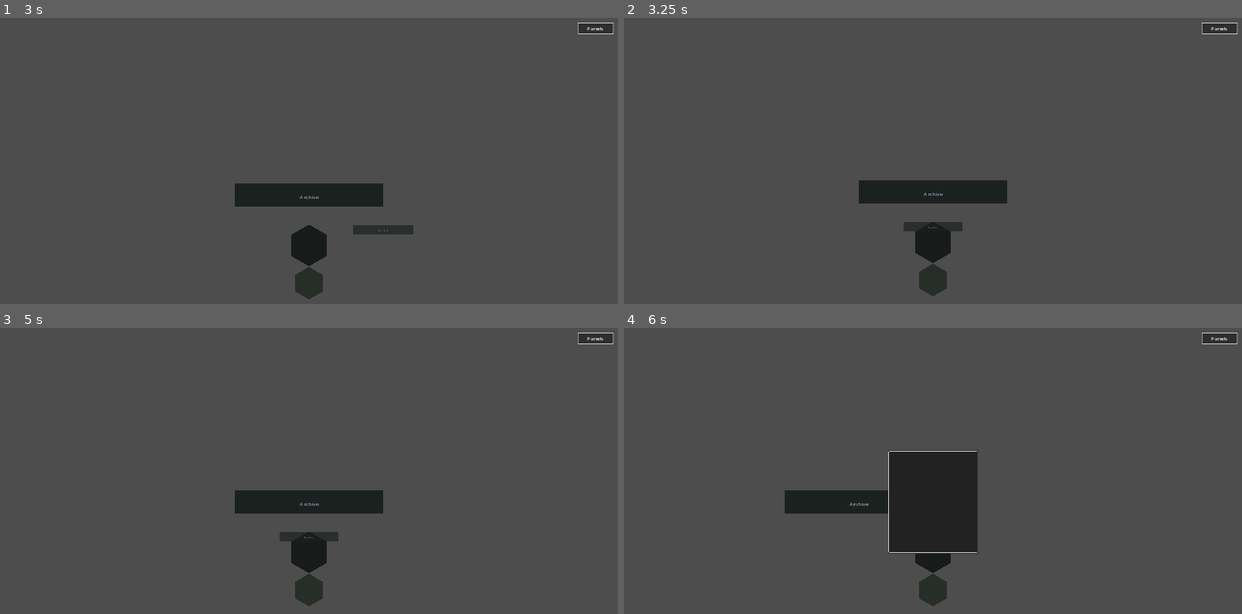
Above: before the commit, frames 1-4 (two rows, left to right).
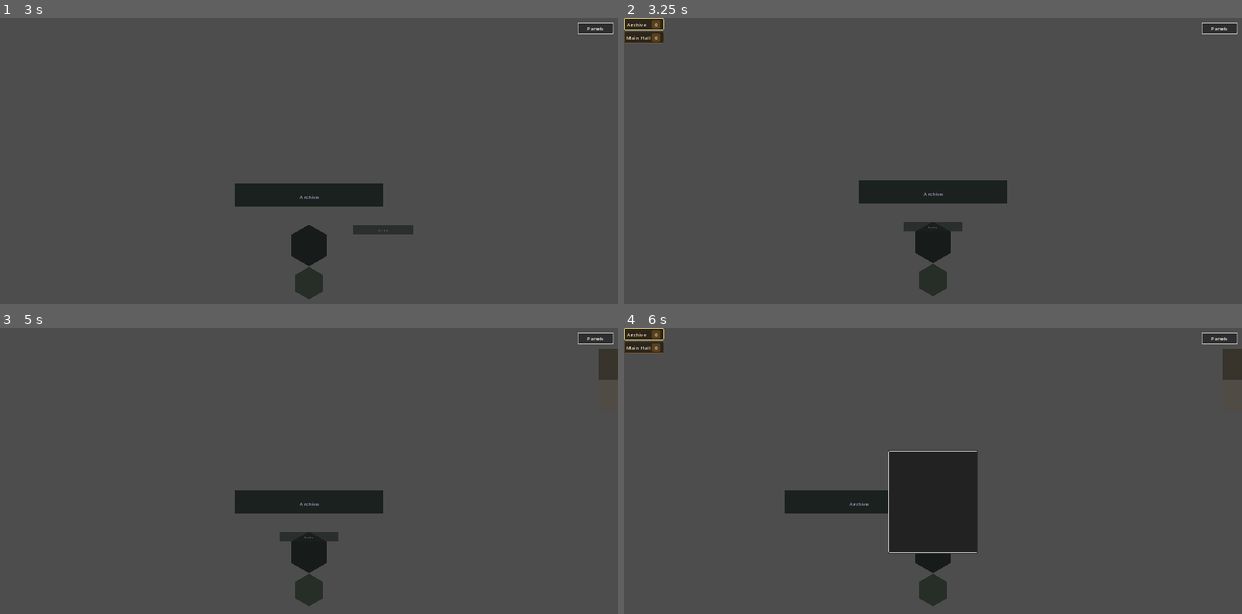
Above: after the commit, the same moments.

Repository: Kiriketsuki/agenKic-orKistrator
Game: Godot game, scene res://scenes/main.tscn
The game is run twice, just before and just after one commit, with the same random seed, the same clock (stepped at 60 frames per second) and the same inputs.
Inputs (mouse positions are in pixels of both pictures, inside the frame that each line leads up to):
- Up to frame 1 (3 s): click "Panels" at 0.5 s; tap Enter at 1.25, 2.75 s; move the mouse to (444, 175) at 1.27 s; hold E (rotate_right) 1.28-2 s; hold Tab (toggle_floor_tabs) 1.28-2 s; click (444, 175) at 1.42 s; tap Space at 2 s; drag from (185, 209) to (278, 261) at 2.02 s; move the mouse to (370, 115) at 2.77 s; hold E (rotate_right) from 2.78 s (still down); hold W (scroll_up) from 2.78 s (still down); click (370, 115) at 2.92 s
- Up to frame 2 (3.25 s): keep holding E (rotate_right); keep holding W (scroll_up); tap Tab (toggle_floor_tabs) at 3.05 s
- Up to frame 3 (5 s): release E (rotate_right) at 3.5 s; release W (scroll_up) at 3.5 s; tap Space at 3.5 s; drag from (278, 571) to (123, 450) at 3.52 s; tap Enter at 4.25 s; move the mouse to (494, 553) at 4.27 s; hold Q (rotate_left) from 4.28 s (still down); hold Tab (toggle_floor_tabs) from 4.28 s (still down); tap 1 at 4.35 s; click (494, 553) at 4.42 s; tap M (toggle_minimap) at 4.9 s
- Up to frame 4 (6 s): release Q (rotate_left) at 5 s; release Tab (toggle_floor_tabs) at 5 s; drag from (747, 450) to (840, 413) at 5.02 s; tap Space at 5.75 s; move the mouse to (963, 502) at 5.77 s; hold Q (rotate_left) from 5.78 s (still down); hold Tab (toggle_floor_tabs) from 5.78 s (still down); click (963, 502) at 5.92 s

Frame 1 is identical in both runs. In frame 2, 0.5% of the frame differs, in the area x 0-7%, y 0-9%; in frame 3, 0.3%; in frame 4, 0.9%, in the area x 0-100%, y 0-19%.

Commit message:
feat(t12): add minimap and floor-tabs navigation aids
Minimap (M-toggled) draws a procedural vertical tower silhouette on
UILayer/Minimap: one cell per floor colored by activity (dim stone to
warm amber/gold), a bracket outline on the focused floor, and
click-to-jump. FloorTabs (Tab-toggled) builds a parchment tab strip
on UILayer/FloorTabs with floor name + agent-count badge per floor,
click-to-jump, and the focused tab restyled on focus change.

Both read TowerManager.get_floor_infos()/get_focus_index() on demand
and rebuild/redraw from floor_focus_changed/floors_changed — no
polling, no direct BridgeManager coupling. Toggle Tab is caught in
_input() (not _unhandled_input) since Godot's GUI focus traversal
otherwise consumes it first. Nudged the Minimap stub's offset_top
down so its hit-rect clears the Panels button.

Refs #116

Diff:
--- a/godot/scenes/main.tscn
+++ b/godot/scenes/main.tscn
@@ -1,9 +1,11 @@
-[gd_scene load_steps=5 format=3 uid="uid://main"]
+[gd_scene load_steps=7 format=3 uid="uid://main"]
 
 [ext_resource type="Script" path="res://scripts/tower/tower_manager.gd" id="1"]
 [ext_resource type="Script" path="res://scripts/tower/tower_exterior.gd" id="2"]
 [ext_resource type="Script" path="res://scripts/panel_manager.gd" id="3"]
 [ext_resource type="Script" path="res://scripts/overlays/status_overlay_manager.gd" id="4"]
+[ext_resource type="Script" path="res://scripts/ui/minimap.gd" id="5"]
+[ext_resource type="Script" path="res://scripts/ui/floor_tabs.gd" id="6"]
 
 [node name="Main" type="Node2D"]
 
@@ -28,14 +30,17 @@
 anchor_left = 1.0
 anchor_right = 1.0
 offset_left = -60.0
-offset_bottom = 180.0
+offset_top = 64.0
+offset_bottom = 260.0
 grow_horizontal = 0
+script = ExtResource("5")
 
 [node name="FloorTabs" type="VBoxContainer" parent="UILayer"]
 visible = false
 anchors_preset = 0
 offset_right = 80.0
 offset_bottom = 180.0
+script = ExtResource("6")
 
 [node name="PanelManager" type="Control" parent="UILayer"]
 anchors_preset = 15
--- /dev/null
+++ b/godot/scripts/ui/floor_tabs.gd
@@ -0,0 +1,124 @@
+extends VBoxContainer
+## FloorTabs — vertical tab strip, one parchment tab per floor (highest floor
+## at the strip top), each showing the floor name + an agent-count badge.
+## Reads TowerManager on demand; never polls or touches BridgeManager directly.
+## Toggled independently with "toggle_floor_tabs".
+
+const TAB_BG: Color = Color(0.16, 0.13, 0.09, 0.92)
+const TAB_BORDER: Color = Color(0.45, 0.35, 0.22, 1.0)
+const TAB_BORDER_FOCUSED: Color = Color(0.95, 0.85, 0.45, 1.0)
+const NAME_COLOR: Color = Color(0.92, 0.86, 0.72, 1.0)
+const BADGE_BG: Color = Color(0.35, 0.25, 0.12, 1.0)
+const BADGE_COLOR: Color = Color(0.95, 0.9, 0.8, 1.0)
+
+var _tower: Node = null
+var _tabs_by_index: Dictionary = {}  # index -> PanelContainer
+
+
+func _ready() -> void:
+	mouse_filter = Control.MOUSE_FILTER_IGNORE
+	_tower = get_node_or_null("../../Tower")
+	if _tower:
+		if _tower.has_signal("floors_changed"):
+			_tower.floors_changed.connect(_rebuild)
+		if _tower.has_signal("floor_focus_changed"):
+			_tower.floor_focus_changed.connect(func(_index: int) -> void: _restyle_focus())
+	visibility_changed.connect(_rebuild)
+	_rebuild()
+
+
+func _input(event: InputEvent) -> void:
+	# Deliberately _input (not _unhandled_input): Godot's GUI focus traversal
+	# consumes Tab (ui_focus_next) before _unhandled_input ever runs, so the
+	# toggle must win here first.
+	if event.is_action_pressed("toggle_floor_tabs"):
+		visible = not visible
+		get_viewport().set_input_as_handled()
+
+
+func _rebuild() -> void:
+	for child: Node in get_children():
+		child.queue_free()
+	_tabs_by_index.clear()
+	if _tower == null or not visible:
+		return
+	var infos: Array[Dictionary] = _tower.get_floor_infos()
+	for i: int in range(infos.size() - 1, -1, -1):
+		var info: Dictionary = infos[i]
+		add_child(_build_tab(info))
+	_restyle_focus()
+
+
+func _build_tab(info: Dictionary) -> PanelContainer:
+	var index: int = info.get("index", 0)
+	var tab: PanelContainer = PanelContainer.new()
+	tab.focus_mode = Control.FOCUS_NONE
+	tab.mouse_filter = Control.MOUSE_FILTER_STOP
+	tab.add_theme_stylebox_override("panel", _make_tab_style(false))
+	tab.gui_input.connect(func(event: InputEvent) -> void:
+		if event is InputEventMouseButton:
+			var mb: InputEventMouseButton = event as InputEventMouseButton
+			if mb.pressed and mb.button_index == MOUSE_BUTTON_LEFT and _tower:
+				_tower.jump_to_floor(index)
+	)
+
+	var margin: MarginContainer = MarginContainer.new()
+	margin.add_theme_constant_override("margin_left", 8)
+	margin.add_theme_constant_override("margin_right", 8)
+	margin.add_theme_constant_override("margin_top", 4)
+	margin.add_theme_constant_override("margin_bottom", 4)
+	margin.mouse_filter = Control.MOUSE_FILTER_IGNORE
+	tab.add_child(margin)
+
+	var hbox: HBoxContainer = HBoxContainer.new()
+	hbox.mouse_filter = Control.MOUSE_FILTER_IGNORE
+	margin.add_child(hbox)
+
+	var name_label: Label = Label.new()
+	name_label.text = String(info.get("label", ""))
+	name_label.add_theme_color_override("font_color", NAME_COLOR)
+	name_label.size_flags_horizontal = Control.SIZE_EXPAND_FILL
+	name_label.mouse_filter = Control.MOUSE_FILTER_IGNORE
+	hbox.add_child(name_label)
+
+	var badge_panel: PanelContainer = PanelContainer.new()
+	badge_panel.mouse_filter = Control.MOUSE_FILTER_IGNORE
+	var badge_style: StyleBoxFlat = StyleBoxFlat.new()
+	badge_style.bg_color = BADGE_BG
+	badge_style.set_corner_radius_all(6)
+	badge_style.content_margin_left = 6.0
+	badge_style.content_margin_right = 6.0
+	badge_style.content_margin_top = 1.0
+	badge_style.content_margin_bottom = 1.0
+	badge_panel.add_theme_stylebox_override("panel", badge_style)
+	hbox.add_child(badge_panel)
+
+	var badge: Label = Label.new()
+	badge.text = str(int(info.get("agent_count", 0)))
+	badge.add_theme_color_override("font_color", BADGE_COLOR)
+	badge.horizontal_alignment = HORIZONTAL_ALIGNMENT_CENTER
+	badge.custom_minimum_size = Vector2(16, 0)
+	badge.mouse_filter = Control.MOUSE_FILTER_IGNORE
+	badge_panel.add_child(badge)
+
+	_tabs_by_index[index] = tab
+	return tab
+
+
+func _restyle_focus() -> void:
+	if _tower == null:
+		return
+	var focus: int = _tower.get_focus_index()
+	for index: int in _tabs_by_index:
+		var tab: PanelContainer = _tabs_by_index[index]
+		if is_instance_valid(tab):
+			tab.add_theme_stylebox_override("panel", _make_tab_style(index == focus))
+
+
+func _make_tab_style(focused: bool) -> StyleBoxFlat:
+	var sb: StyleBoxFlat = StyleBoxFlat.new()
+	sb.bg_color = TAB_BG
+	sb.set_corner_radius_all(4)
+	sb.set_border_width_all(2 if focused else 1)
+	sb.border_color = TAB_BORDER_FOCUSED if focused else TAB_BORDER
+	return sb
--- /dev/null
+++ b/godot/scripts/ui/minimap.gd
@@ -0,0 +1,78 @@
+extends Control
+## Minimap — procedural vertical tower silhouette. One cell per floor,
+## colored by activity level, with a bracket outline on the focused floor and
+## the current viewport band. Reads TowerManager on demand; never polls or
+## touches BridgeManager directly. Toggled independently with "toggle_minimap".
+
+const DIM_COLOR: Color = Color(0.22, 0.2, 0.17, 1.0)  # cold stone
+const ACTIVE_COLOR: Color = Color(0.85, 0.6, 0.16, 1.0)  # warm amber/gold
+const BRACKET_COLOR: Color = Color(0.95, 0.85, 0.45, 1.0)  # bright rune gold
+const BAND_TINT: Color = Color(1.0, 1.0, 1.0, 0.12)
+const ACTIVITY_SCALE: float = 3.0
+const CELL_MARGIN: float = 1.0
+const BRACKET_WIDTH: float = 2.0
+
+var _tower: Node = null
+
+
+func _ready() -> void:
+	mouse_filter = Control.MOUSE_FILTER_STOP
+	_tower = get_node_or_null("../../Tower")
+	if _tower:
+		if _tower.has_signal("floor_focus_changed"):
+			_tower.floor_focus_changed.connect(func(_index: int) -> void: queue_redraw())
+		if _tower.has_signal("floors_changed"):
+			_tower.floors_changed.connect(queue_redraw)
+	visibility_changed.connect(queue_redraw)
+
+
+func _unhandled_input(event: InputEvent) -> void:
+	if event.is_action_pressed("toggle_minimap"):
+		visible = not visible
+		get_viewport().set_input_as_handled()
+
+
+func _draw() -> void:
+	if _tower == null:
+		return
+	var infos: Array[Dictionary] = _tower.get_floor_infos()
+	var count: int = infos.size()
+	if count <= 0:
+		return
+	var focus: int = _tower.get_focus_index()
+	var cell_h: float = size.y / float(count)
+	for info: Dictionary in infos:
+		var idx: int = info.get("index", 0)
+		var active_count: int = info.get("active_count", 0)
+		var row: int = count - 1 - idx  # topmost floor (highest index) drawn first
+		var y: float = row * cell_h
+		var t: float = clampf(float(active_count) / ACTIVITY_SCALE, 0.0, 1.0)
+		var fill_color: Color = DIM_COLOR.lerp(ACTIVE_COLOR, t)
+		var distance: int = absi(idx - focus)
+		if distance == 1:
+			fill_color = fill_color.lerp(Color.WHITE, 0.12)
+		draw_rect(Rect2(0.0, y + CELL_MARGIN, size.x, cell_h - CELL_MARGIN * 2.0), fill_color, true)
+		if idx == focus:
+			draw_rect(
+				Rect2(0.0, y + CELL_MARGIN, size.x, cell_h - CELL_MARGIN * 2.0),
+				BRACKET_COLOR,
+				false,
+				BRACKET_WIDTH
+			)
+
+
+func _gui_input(event: InputEvent) -> void:
+	if _tower == null:
+		return
+	if event is InputEventMouseButton:
+		var mb: InputEventMouseButton = event as InputEventMouseButton
+		if mb.pressed and mb.button_index == MOUSE_BUTTON_LEFT:
+			var infos: Array[Dictionary] = _tower.get_floor_infos()
+			var count: int = infos.size()
+			if count <= 0:
+				return
+			var cell_h: float = size.y / float(count)
+			var row: int = floori(mb.position.y / cell_h)
+			var idx: int = clampi(count - 1 - row, 0, count - 1)
+			_tower.jump_to_floor(idx)
+			accept_event()
